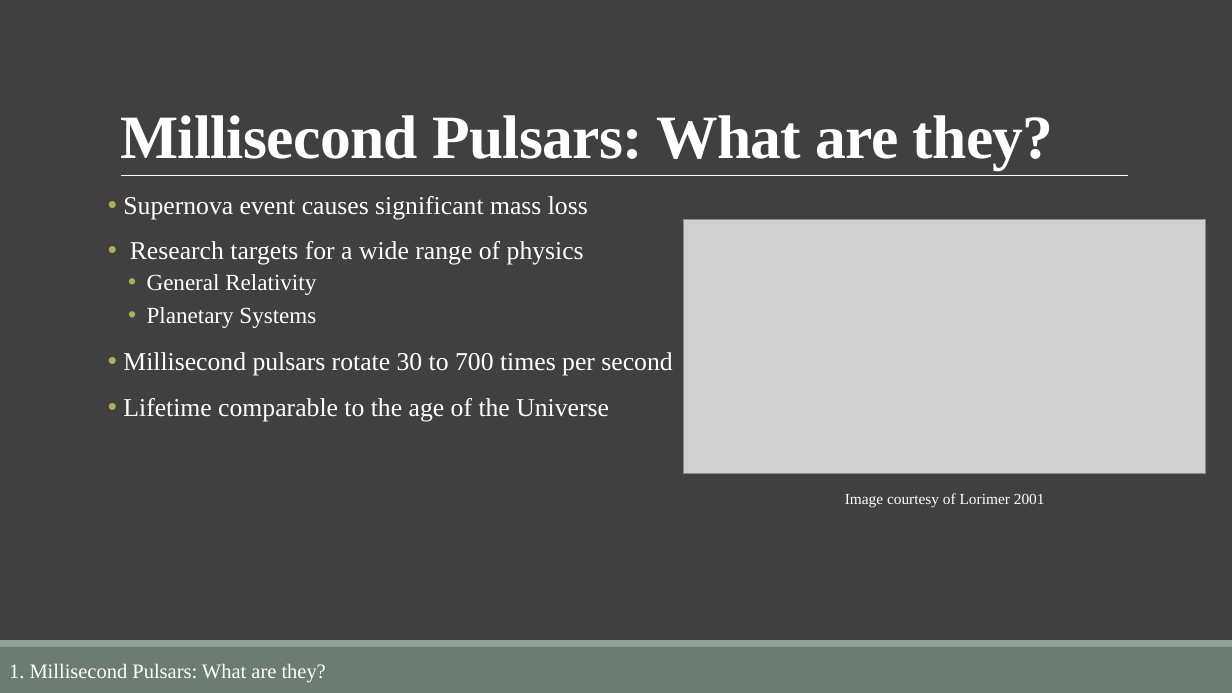
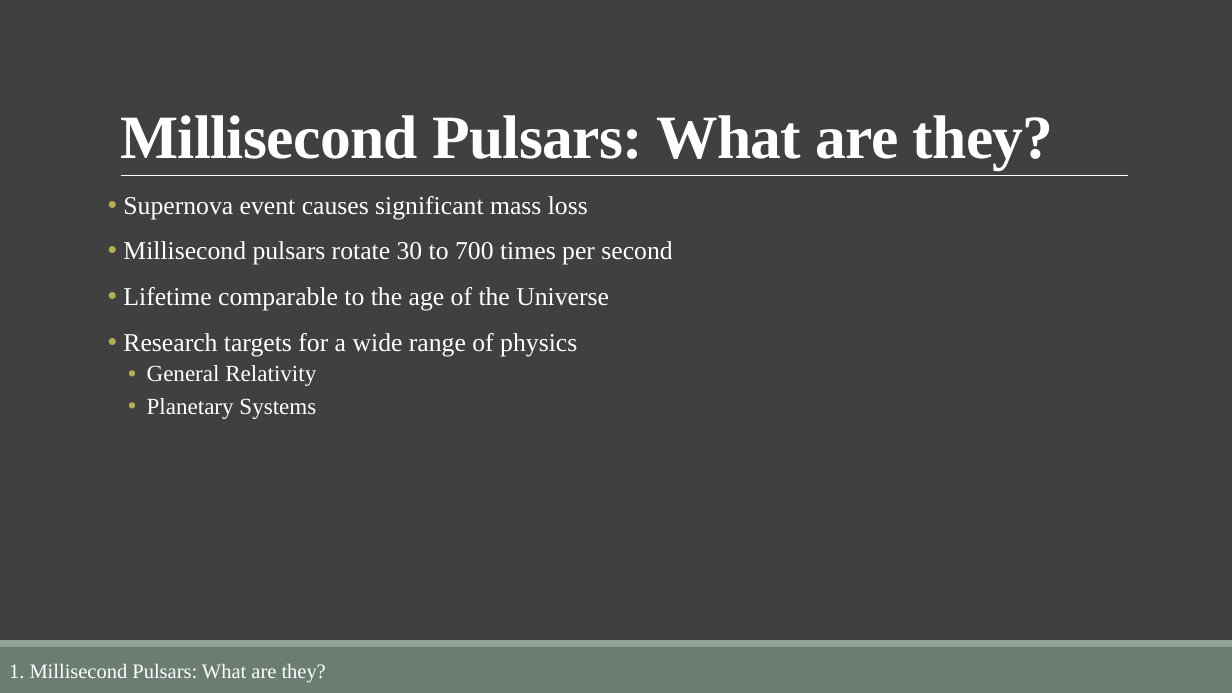
Before and after one commit to ErwanH29/Team-B-Millisecond-Pulsars, a slide deck: slide 5 of Documents/The Milky Way and its Millisecond Pulsar Population.pptx. Drawn at 1232x693 pixels with LibreOffice and Linux fonts; fonts in the diff are those of the drawing; grey boxes stand for pictures. Boxes give left, top, right and bottom in pixels: in the first picture for what was removed or moved away, otherwise in the second. Text is boxed around its words. In the diff, an @@ line names an element or a change of style, - is before the commit and + after.

```diff
--- a/Documents/The Milky Way and its Millisecond Pulsar Population.pptx
+++ b/Documents/The Milky Way and its Millisecond Pulsar Population.pptx
@@ picture removed at (x1=684, y1=220, x2=1206, y2=473) @@
@@ text at (x1=123, y1=241, x2=672, y2=311): paragraphs added @@
+• Millisecond pulsars rotate 30 to 700 times per second
+• Lifetime comparable to the age of the Universe
@@ text at (x1=123, y1=352, x2=672, y2=422): paragraphs removed @@
-• Millisecond pulsars rotate 30 to 700 times per second
-• Lifetime comparable to the age of the Universe
@@ text removed at (x1=845, y1=493, x2=1045, y2=508) @@
-Image courtesy of Lorimer 2001
```
Also in this commit, not shown: 4 other slides changed, 1 slide removed.
